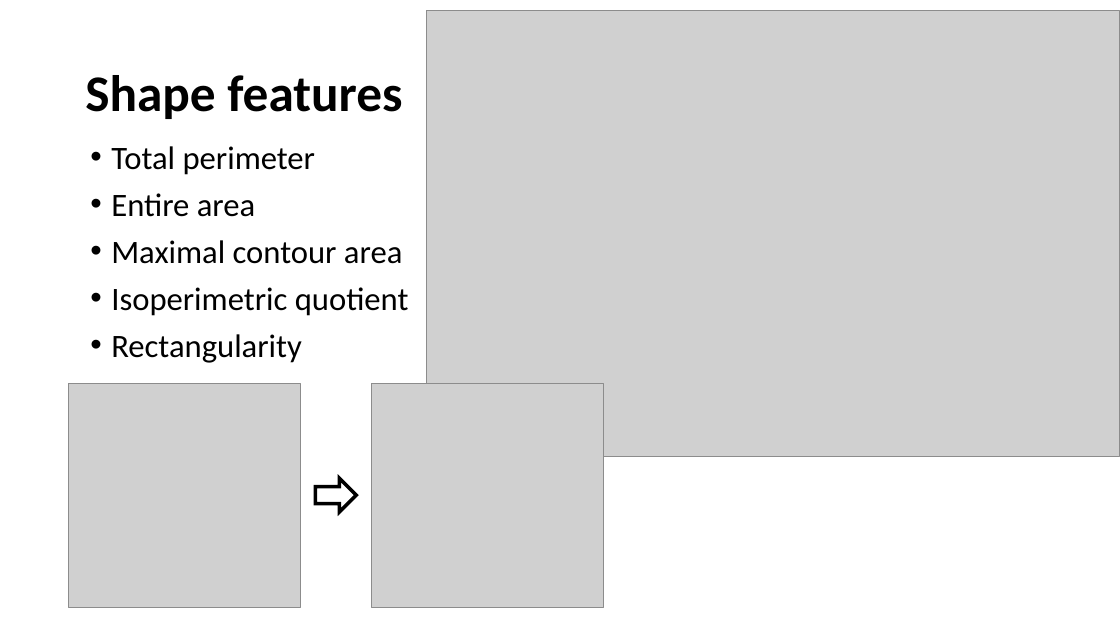
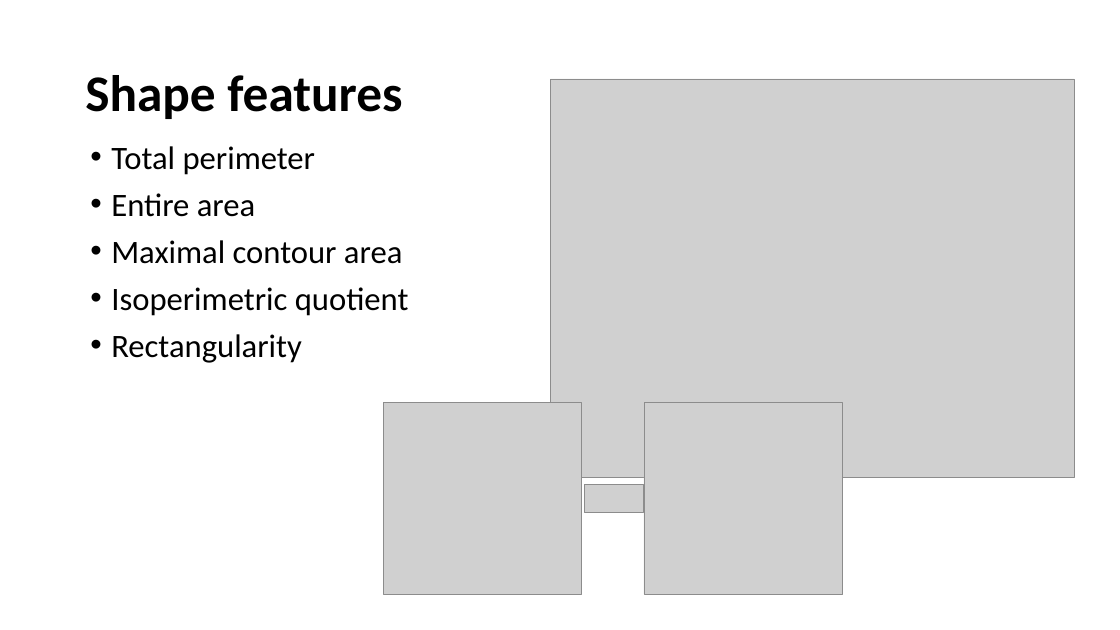
Before and after one commit to Anacriel/plant_seed_classification, a slide deck: slide 8 of reports/paper/word_version/Jakovlev_Presentation_TELECCON_2019.pptx. Drawn at 1120x630 pixels with LibreOffice and Linux fonts; fonts in the diff are those of the drawing; grey boxes stand for pictures. Boxes give left, top, right and bottom in pixels: in the first picture for what was removed or moved away, otherwise in the second. Text is boxed around its words. In the diff, an @@ line names an element or a change of style, - is before the commit and + after.

Commit message:
Update some slides

```diff
--- a/reports/paper/word_version/Jakovlev_Presentation_TELECCON_2019.pptx
+++ b/reports/paper/word_version/Jakovlev_Presentation_TELECCON_2019.pptx
@@ picture: place and size @@
-picture at (426, 11, 1120, 457)
+picture at (550, 79, 1075, 477)
@@ picture: place and size @@
-picture at (68, 383, 300, 607)
+picture at (383, 402, 581, 594)
@@ picture: place and size @@
-picture at (371, 383, 603, 607)
+picture at (644, 402, 843, 594)
@@ right arrow removed at (316, 478, 357, 512) @@
@@ picture added at (585, 484, 644, 513) @@
```
Also in this commit, not shown: 1 other slide changed, 1 slide removed.
